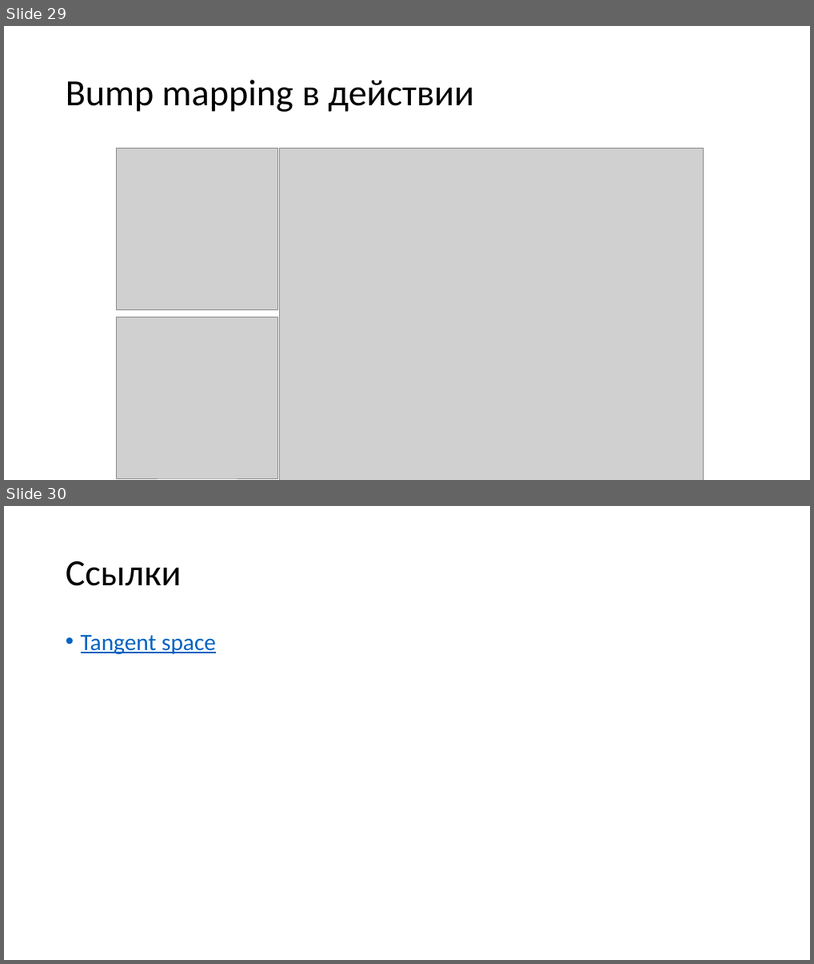
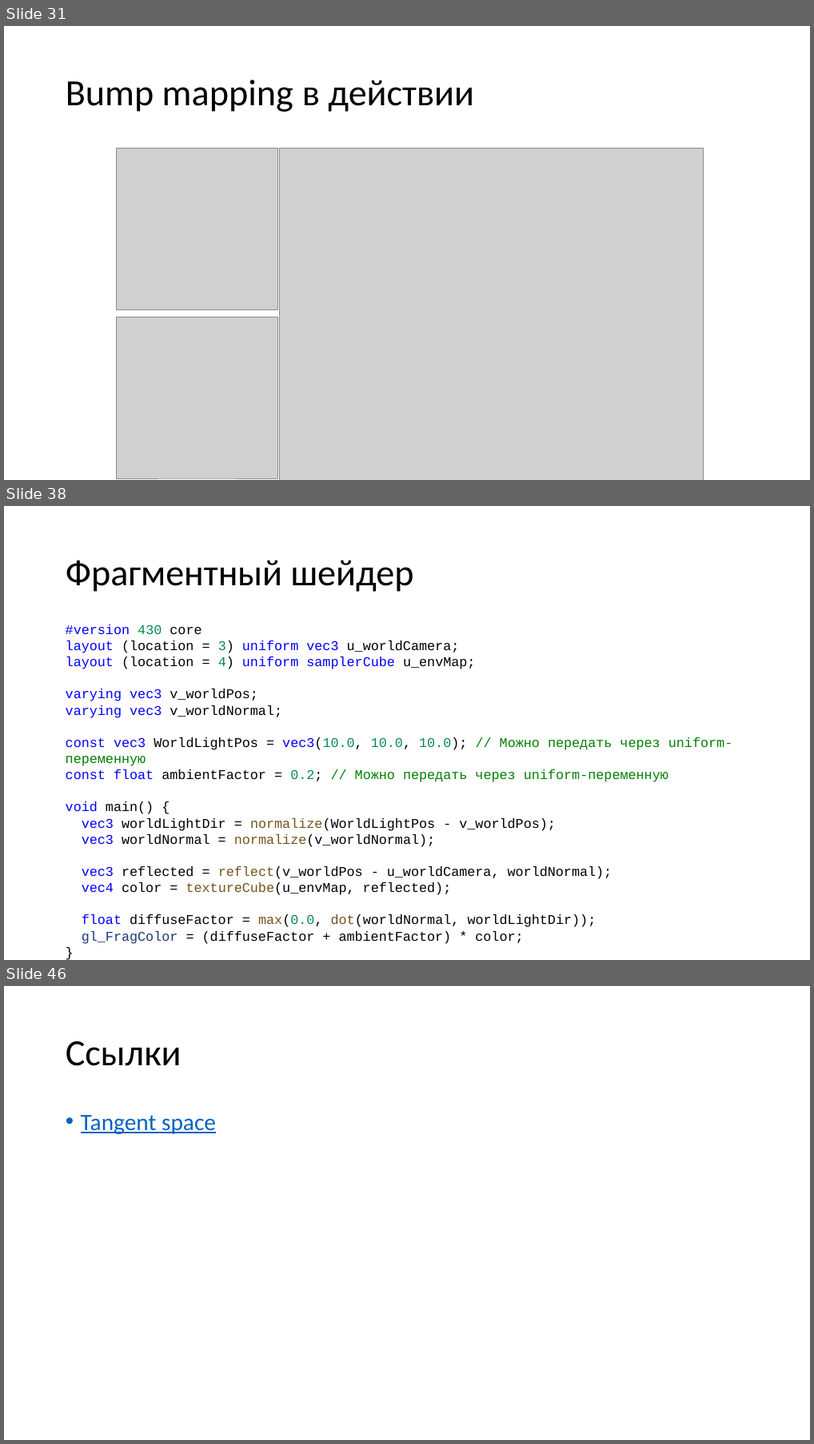
Before and after one commit to alexey-malov/cg-course, a slide deck: lectures/08 - Практическое использование шейдеров.pptx. Shown one above the other, each under a label of ours: slides 29 and 30 before the commit, slides 31, 38 and 46 after it; the slides between them are not shown. The pictures are 814x964 and 814x1444 pixels, drawn with LibreOffice and Linux fonts; fonts in the diff are those of the drawing; grey boxes stand for pictures. Boxes give left, top, right and bottom in pixels: in the first picture for what was removed or moved away, otherwise in the second. Text is boxed around its words. In the diff, an @@ line names an element or a change of style, - is before the commit and + after.

Commit message:
Добавил пример с lighting models

```diff
--- a/lectures/08 - Практическое использование шейдеров.pptx
+++ b/lectures/08 - Практическое использование шейдеров.pptx
@@ slide 38 added at (4,506,810,960), background #FFFFFF @@
@@ title added at (66,560,414,592), 44 pt, text #000000 @@
+Фрагментный шейдер
@@ text added at (66,624,733,944), 16 pt, text #000000 @@
+#version 430 core
+layout (location = 3) uniform vec3 u_worldCamera;
+layout (location = 4) uniform samplerCube u_envMap;
+varying vec3 v_worldPos;
+varying vec3 v_worldNormal;
+const vec3 WorldLightPos = vec3(10.0, 10.0, 10.0); // Можно передать через uniform-переменную
+const float ambientFactor = 0.2; // Можно передать через uniform-переменную
+void main() {
+vec3 worldLightDir = normalize(WorldLightPos - v_worldPos);
+vec3 worldNormal = normalize(v_worldNormal);
+vec3 reflected = reflect(v_worldPos - u_worldCamera, worldNormal);
+vec4 color = textureCube(u_envMap, reflected);
+float diffuseFactor = max(0.0, dot(worldNormal, worldLightDir));
+gl_FragColor = (diffuseFactor + ambientFactor) * color;
+}
@@ what was slide 29 is now slide 31 @@
@@ what was slide 30 is now slide 46 @@
```
Also in this commit, not shown: 11 slides changed, 15 other slides added, 22 other files.
